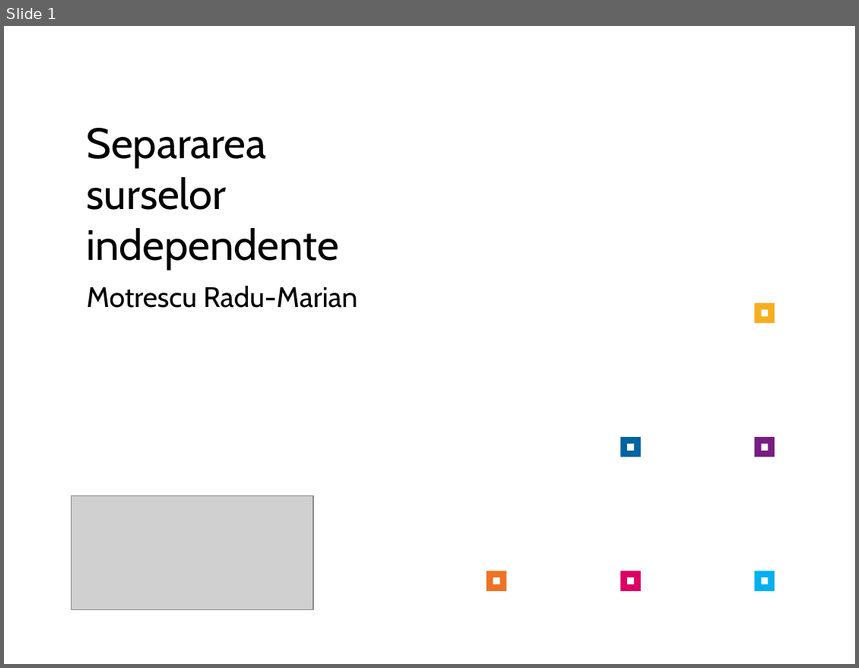
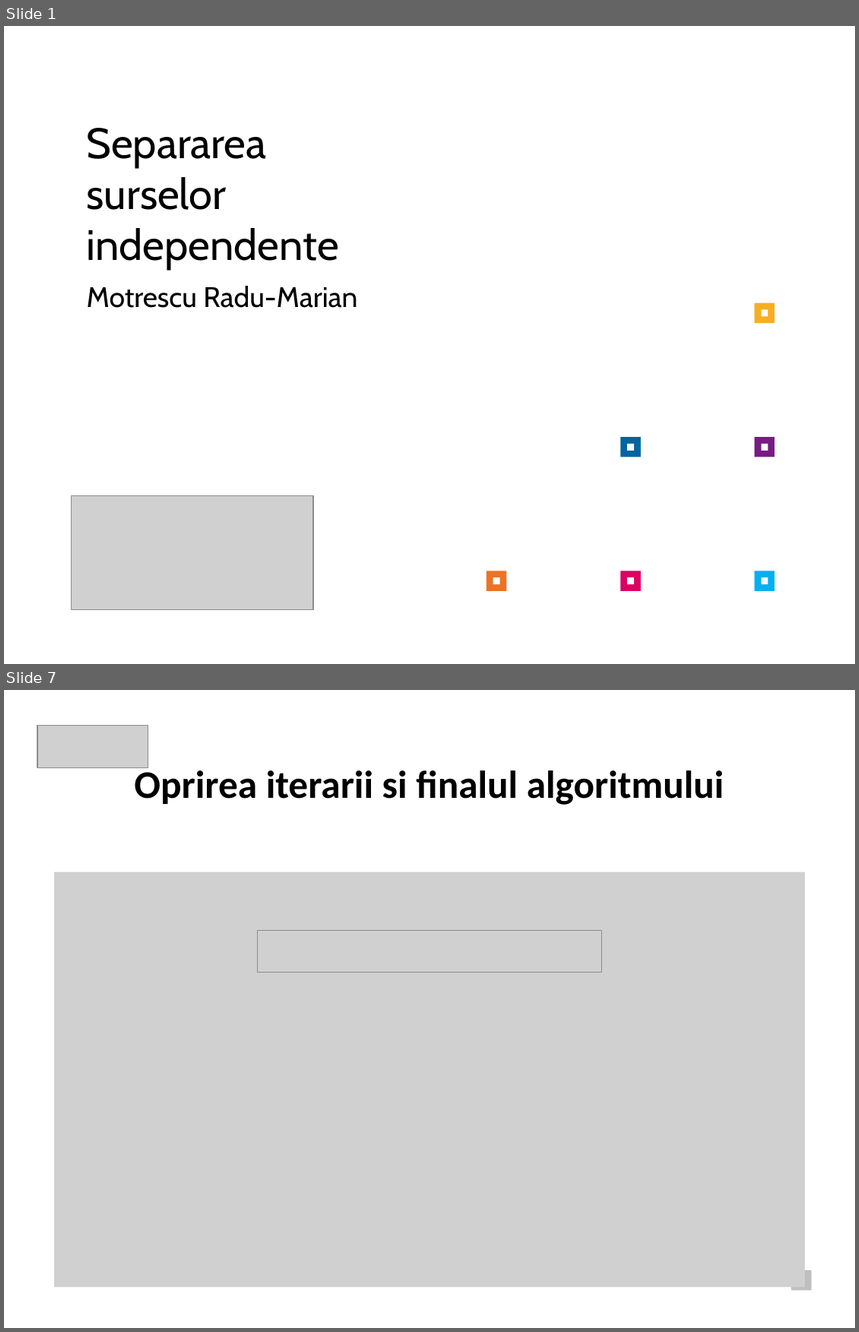
Before and after one commit to radumotrescu/Licenta-BSS, a slide deck: documentatie/prezentare_v2.pptx. Shown one above the other, each under a label of ours: slide 1 before the commit, slides 1 and 7 after it; the slides between them are not shown. The pictures are 859x668 and 859x1332 pixels, drawn with LibreOffice and Linux fonts; fonts in the diff are those of the drawing; grey boxes stand for pictures. Boxes give left, top, right and bottom in pixels: in the first picture for what was removed or moved away, otherwise in the second. Text is boxed around its words. In the diff, an @@ line names an element or a change of style, - is before the commit and + after.

```diff
--- a/documentatie/prezentare_v2.pptx
+++ b/documentatie/prezentare_v2.pptx
@@ slide 7 added at [4, 690, 855, 1328], background #FFFFFF @@
@@ picture added at [37, 725, 148, 768] @@
@@ title added at [134, 766, 724, 805], 33 pt, text #000000, bold @@
+Oprirea iterarii si finalul algoritmului
@@ picture added at [54, 872, 805, 1287] @@
@@ picture added at [258, 931, 601, 973] @@
@@ rectangle added at [791, 1271, 812, 1291], fill #BFBFBF @@
@@ rectangle added at [798, 1277, 805, 1284], fill #FFFFFF @@
```
Also in this commit, not shown: 7 other slides added, 3 slides removed, 7 other files.
